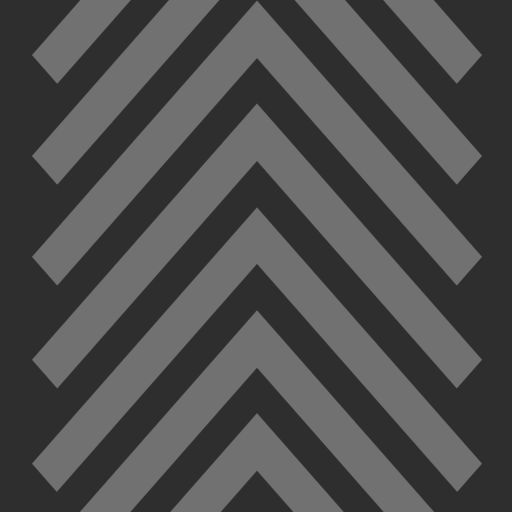
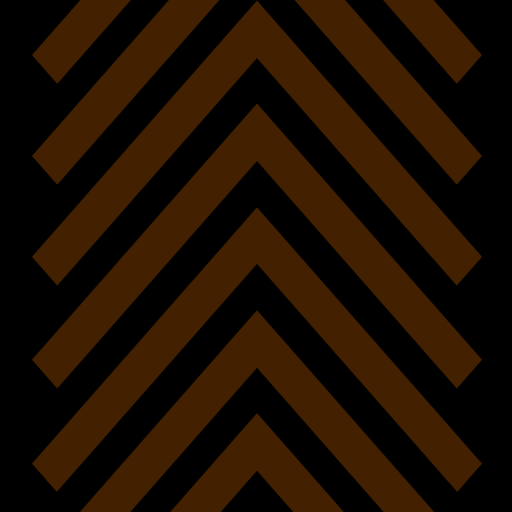
Two versions of the same layered image (w=512, h=512). Layer-by-layer changes:
pixels changed over <box>0,0,512,512</box> (layer not identified)
